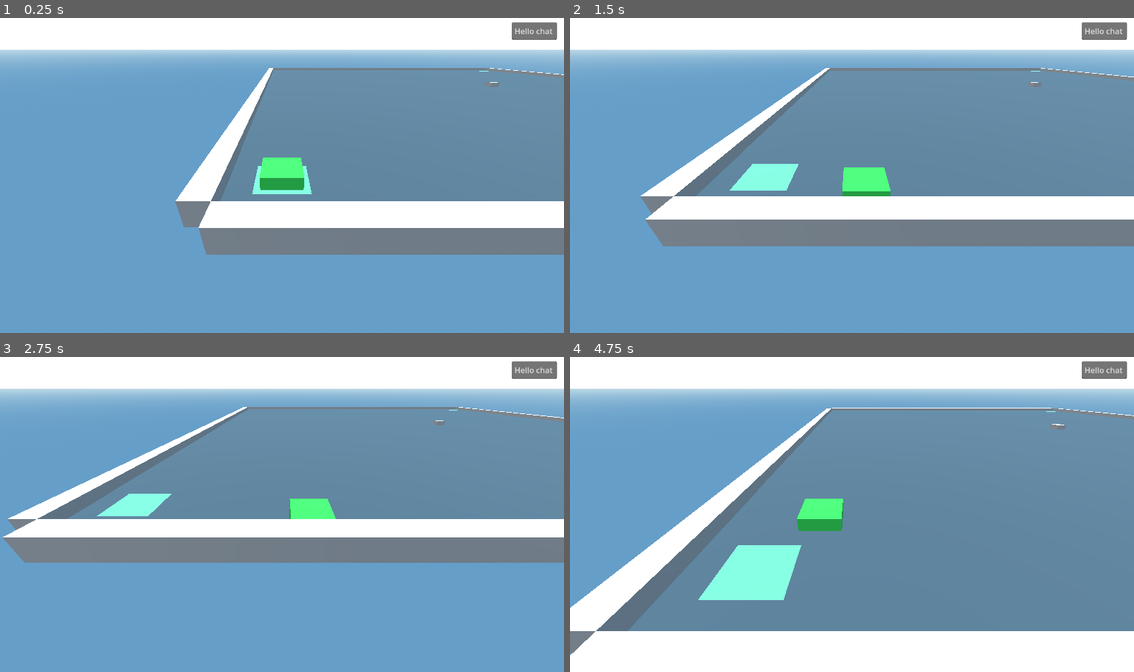
Above: before the commit, frames 1-4 (two rows, left to right).
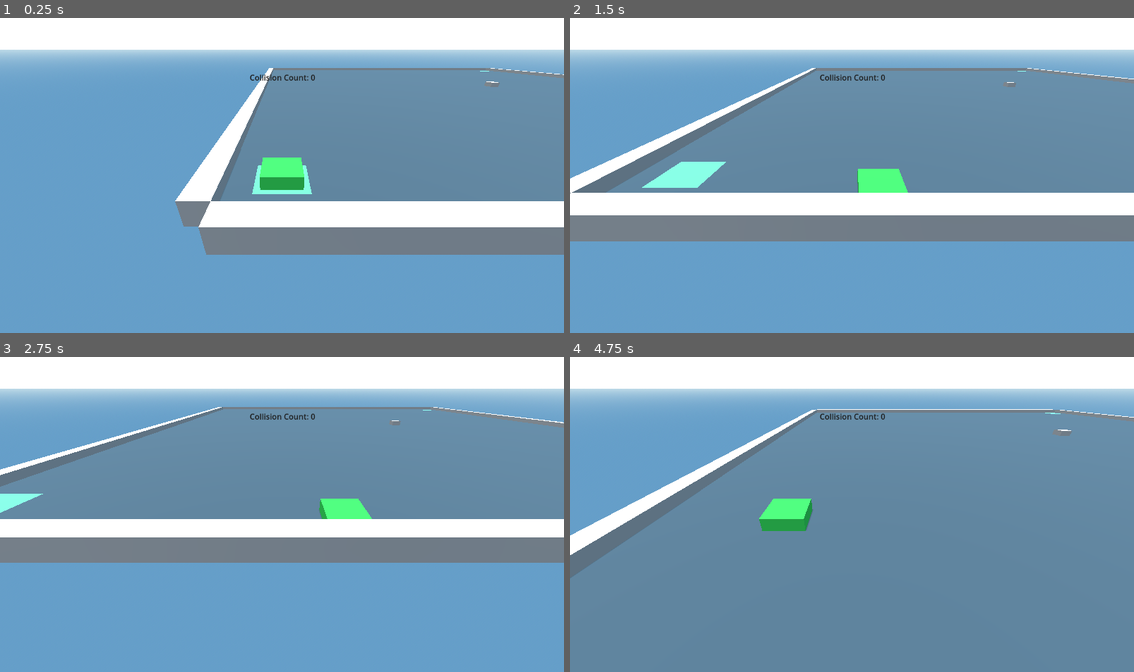
Above: after the commit, the same moments.

Repository: Althories/objcourseremake
Game: Godot game, scene res://Scenes/main.tscn
Same seed, same stepped clock (60 frames per second), same inputs: the game is played once before the commit and once after it. The project has no main scene, so this scene is started directly.
Inputs:
- Up to frame 1 (0.25 s): no input
- Up to frame 2 (1.5 s): hold D (move_right) 0.53-1.28 s; hold S (move_down) from 1.28 s (still down)
- Up to frame 3 (2.75 s): release S (move_down) at 2.03 s; hold D (move_right) from 2.03 s (still down)
- Up to frame 4 (4.75 s): release D (move_right) at 2.78 s; hold W (move_up) 2.78-3.53 s; hold A (move_left) from 3.53 s (still down)

The runs differ from the first frame. In frame 1, 0.8% of the frame differs, in the area x 31-100%, y 1-67%; in frame 2, 14%; in frame 3, 9.1%; in frame 4, 29%, in the area x 0-100%, y 1-100%.

Commit message:
some changes
- upped player speed
- added working collision count
- changed overlaps_body to body_entered for better code

Diff:
--- a/Scenes/main.tscn
+++ b/Scenes/main.tscn
@@ -1,9 +1,10 @@
-[gd_scene load_steps=18 format=3 uid="uid://bym6y8lmq532b"]
+[gd_scene load_steps=19 format=3 uid="uid://bym6y8lmq532b"]
 
 [ext_resource type="Script" uid="uid://dg7igqr1g1jgf" path="res://Scripts/charac_cam.gd" id="1_bo1nx"]
 [ext_resource type="Script" uid="uid://dq1od00yllol3" path="res://Scripts/character.gd" id="1_jjgbg"]
 [ext_resource type="AudioStream" uid="uid://cwwt8pmi2wek2" path="res://Audio/In The Navy-usQ5_u7myic.mp3" id="3_8gbba"]
 [ext_resource type="PackedScene" uid="uid://btiewdhg87xca" path="res://Scenes/Assets/obstacle.tscn" id="3_jjvhh"]
+[ext_resource type="Script" uid="uid://csn6v28cyff5v" path="res://Scripts/collision_label.gd" id="5_kry3j"]
 
 [sub_resource type="StandardMaterial3D" id="StandardMaterial3D_hew0n"]
 albedo_color = Color(0.1368, 0.72, 0.26316, 1)
@@ -170,12 +171,16 @@
 offset_right = 40.0
 offset_bottom = 40.0
 
-[node name="CodeEdit" type="CodeEdit" parent="Control"]
+[node name="Label" type="Label" parent="Control"]
+self_modulate = Color(0.10748, 0.10748, 0.10748, 1)
 layout_mode = 0
-offset_left = 1045.0
-offset_top = 12.0
-offset_right = 1138.0
-offset_bottom = 48.0
-text = "Hello chat"
+offset_left = 510.0
+offset_top = 113.0
+offset_right = 644.0
+offset_bottom = 136.0
+text = "Collision Count: 0"
+horizontal_alignment = 2
+script = ExtResource("5_kry3j")
 
-[connection signal="collided" from="World/WorldGeometry/Obstacles/Obstacle" to="Character/CharacterBody3D" method="_on_obstacle_collided"]
+[connection signal="col_count_up" from="Character/CharacterBody3D" to="Control/Label" method="_on_col_count_up"]
+[connection signal="body_entered" from="World/WorldGeometry/Obstacles/Obstacle" to="Character/CharacterBody3D" method="_on_obstacle_body_entered"]
--- a/Scripts/character.gd
+++ b/Scripts/character.gd
@@ -1,9 +1,10 @@
 extends CharacterBody3D
 
 
-const SPEED = 5.0
+const SPEED = 10.0
 const JUMP_VELOCITY = 4.5
 
+signal col_count_up
 
 func _physics_process(delta: float) -> void:
 	# Add the gravity.
@@ -21,13 +22,12 @@
 		velocity.x = move_toward(velocity.x, 0, SPEED)
 		velocity.z = move_toward(velocity.z, 0, SPEED)
 
-	move_and_slide()
-
 	#Make CamController match position of character
 	#lerp(where we start, where we end, how quickly)
 	$CamController.position = lerp($CamController.position, position, .07)
 
+	move_and_slide()
 
-func _on_obstacle_collided() -> void:
-	#reset player position to start plane on obstacle collision
+func _on_obstacle_body_entered(_body: Node3D) -> void:
 	position = Vector3(-23, 0, 23)
+	emit_signal("col_count_up")
--- /dev/null
+++ b/Scripts/collision_label.gd
@@ -0,0 +1,10 @@
+extends Label
+
+var collision_count = -1
+
+func _ready():
+	text = "Collision Count: %s" % collision_count
+
+func _on_col_count_up() -> void:
+	collision_count += 1
+	text = "Collision Count: " + str(collision_count)
--- a/Scripts/obstacle.gd
+++ b/Scripts/obstacle.gd
@@ -2,14 +2,6 @@
 
 @onready var character = get_node("%CharacterBody3D")
 
-signal collided
-
 # Called when the node enters the scene tree for the first time.
 func _ready() -> void:
 	pass # Replace with function body.
-
-
-# Called every frame. 'delta' is the elapsed time since the previous frame.
-func _process(_delta: float) -> void:
-	if overlaps_body(character):
-		emit_signal("collided")
Not shown, added: Scripts/collision_label.gd.uid
